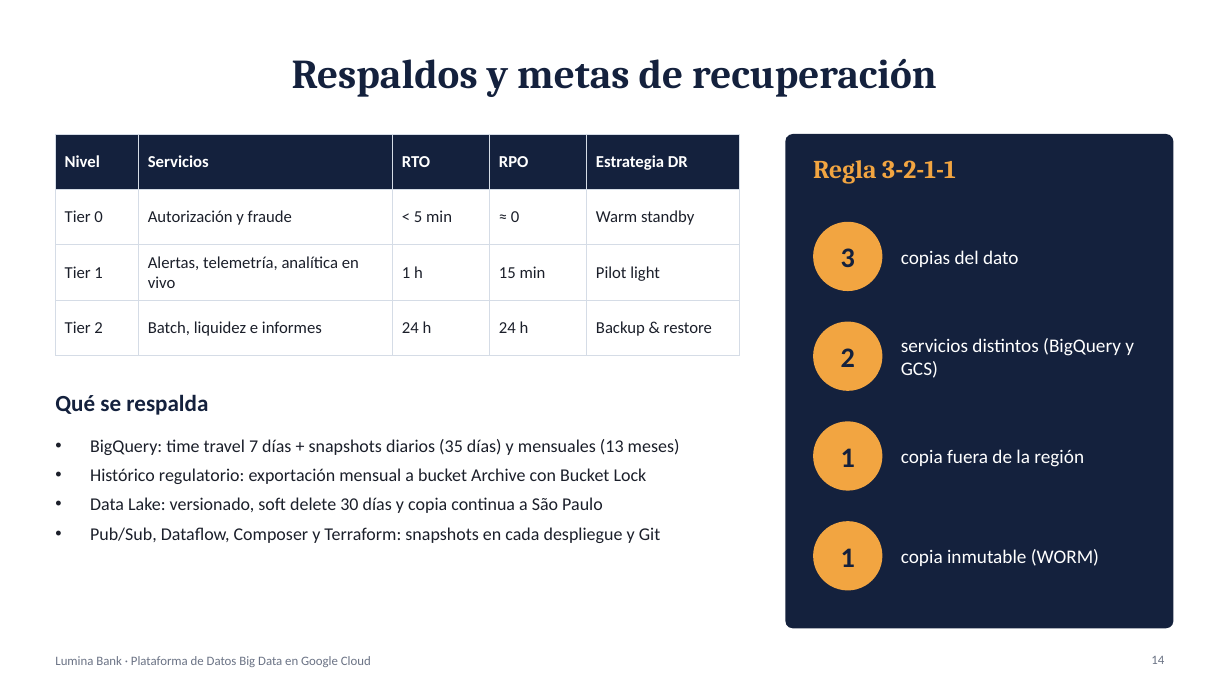
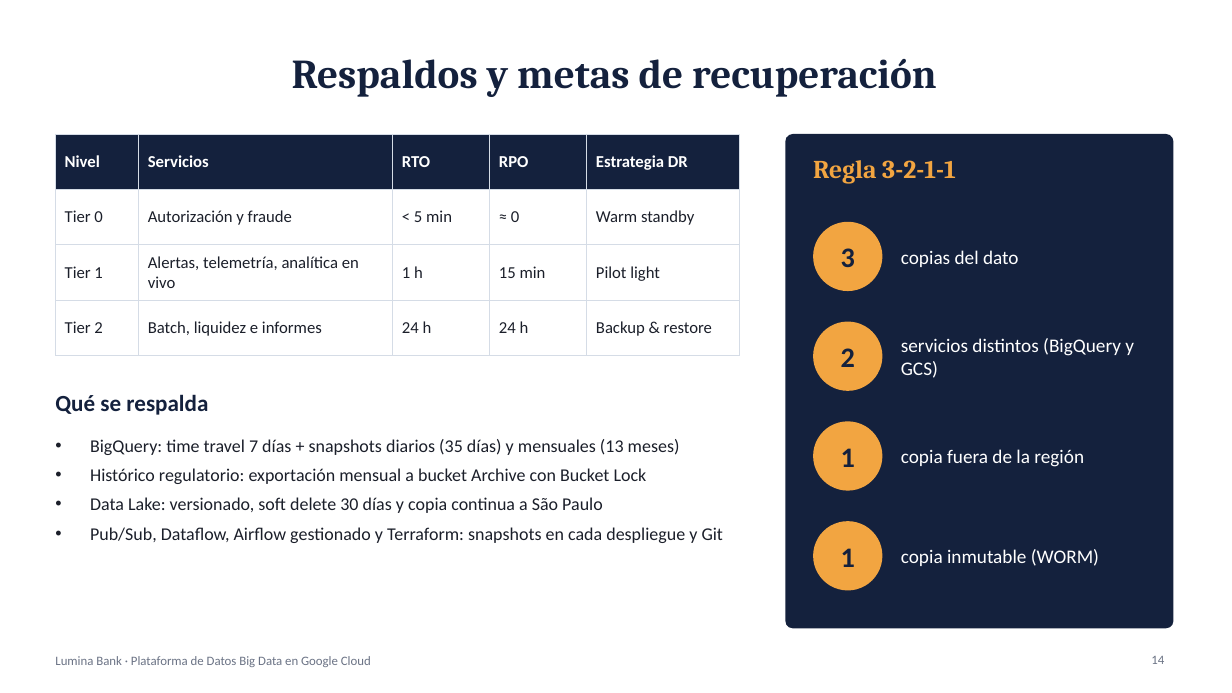
Before and after one commit to bmontoyag/utec_bigdata_trabajo, a slide deck: slide 14 of presentacion/Lumina Bank - Sustentacion.pptx. Drawn at 1232x693 pixels with LibreOffice and Linux fonts; fonts in the diff are those of the drawing. Boxes give left, top, right and bottom in pixels: in the first picture for what was removed or moved away, otherwise in the second. Text is boxed around its words. In the diff, an @@ line names an element or a change of style, - is before the commit and + after.

```diff
--- a/presentacion/Lumina Bank - Sustentacion.pptx
+++ b/presentacion/Lumina Bank - Sustentacion.pptx
@@ text at (x1=90, y1=527, x2=723, y2=543): text changed @@
-• Pub/Sub, Dataflow, Composer y Terraform: snapshots en cada despliegue y Git
+• Pub/Sub, Dataflow, Airflow gestionado y Terraform: snapshots en cada despliegue y Git
```
Also in this commit, not shown: 13 other slides changed, 20 other files.
